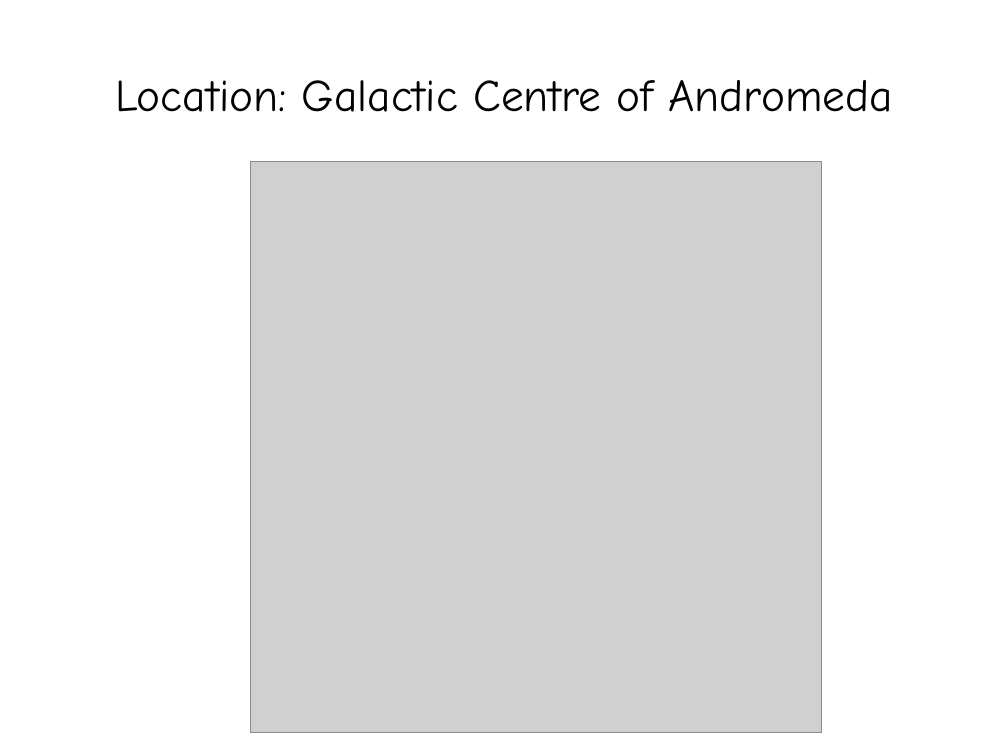
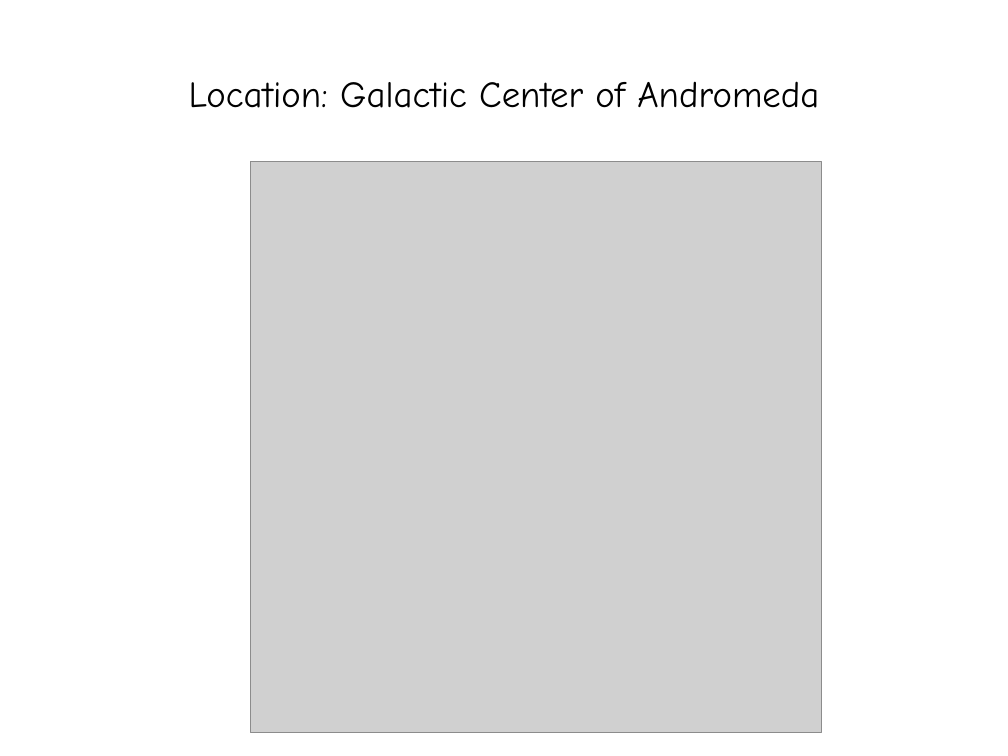
Before and after one commit to vaammpyy/M31-Spectra-Analysis, a slide deck: slide 8 of M31 Report.pptx (slide 5 before the commit). Drawn at 1008x756 pixels with LibreOffice and Linux fonts; fonts in the diff are those of the drawing; grey boxes stand for pictures. Boxes give left, top, right and bottom in pixels: in the first picture for what was removed or moved away, otherwise in the second. Text is boxed around its words. In the diff, an @@ line names an element or a change of style, - is before the commit and + after.

```diff
--- a/M31 Report.pptx
+++ b/M31 Report.pptx
@@ text at bbox=[189, 81, 819, 108]: text changed; size 32.4 to 26.3 pt @@
-Location: Galactic Centre of Andromeda
+Location: Galactic Center of Andromeda
```
Also in this commit, not shown: 9 other slides changed, 16 slides added, 1 slide removed.
